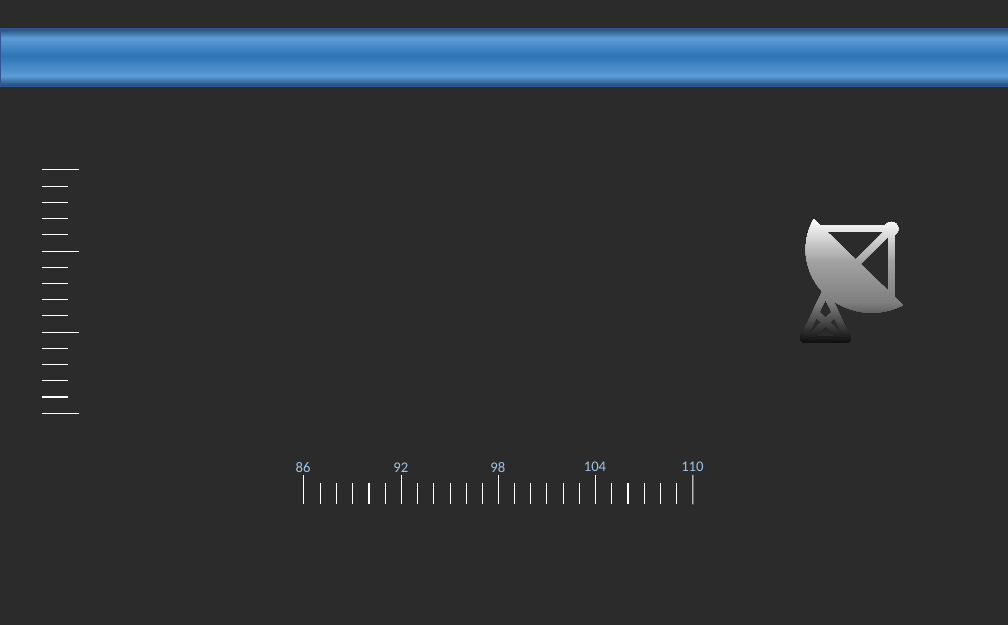
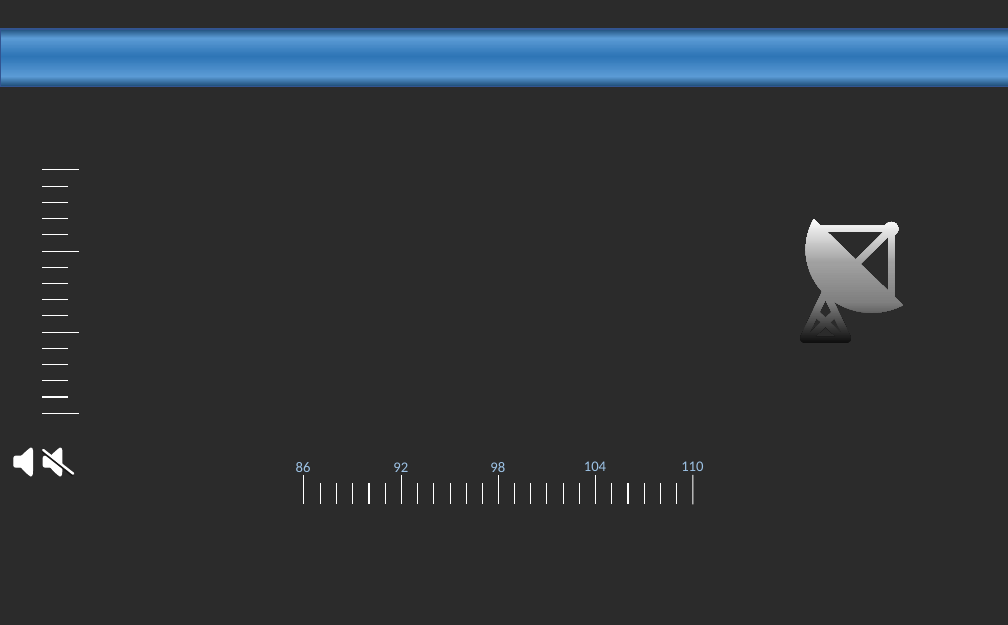
Before and after one commit to jacksonasantos/OCB, a slide deck: slide 7 of imagens/radio completo.pptx. Drawn at 1008x625 pixels with LibreOffice and Linux fonts; fonts in the diff are those of the drawing; background and template pictures are left out; a plain dark background stands for a picture behind light text. Boxes give left, top, right and bottom in pixels: in the first picture for what was removed or moved away, otherwise in the second. Text is boxed around its words. In the diff, an @@ line names an element or a change of style, - is before the commit and + after.

```diff
--- a/imagens/radio completo.pptx
+++ b/imagens/radio completo.pptx
@@ freeform shape added at (x1=16, y1=448, x2=33, y2=476), fill #FFFFFF @@
@@ rounded rectangle added at (x1=14, y1=457, x2=27, y2=467), fill #FFFFFF, outline #FFFFFF 1 pt @@
@@ group added at (x1=42, y1=448, x2=73, y2=476): 2 lines, 1 rounded rectangle, 1 freeform shape @@
```
Also in this commit, not shown: 2 other slides changed, 5 other files.
